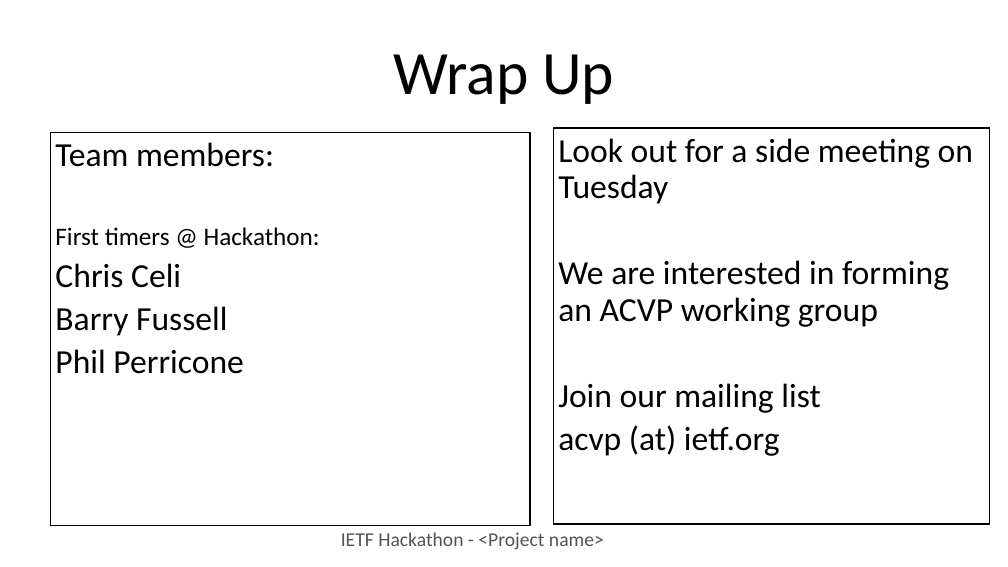
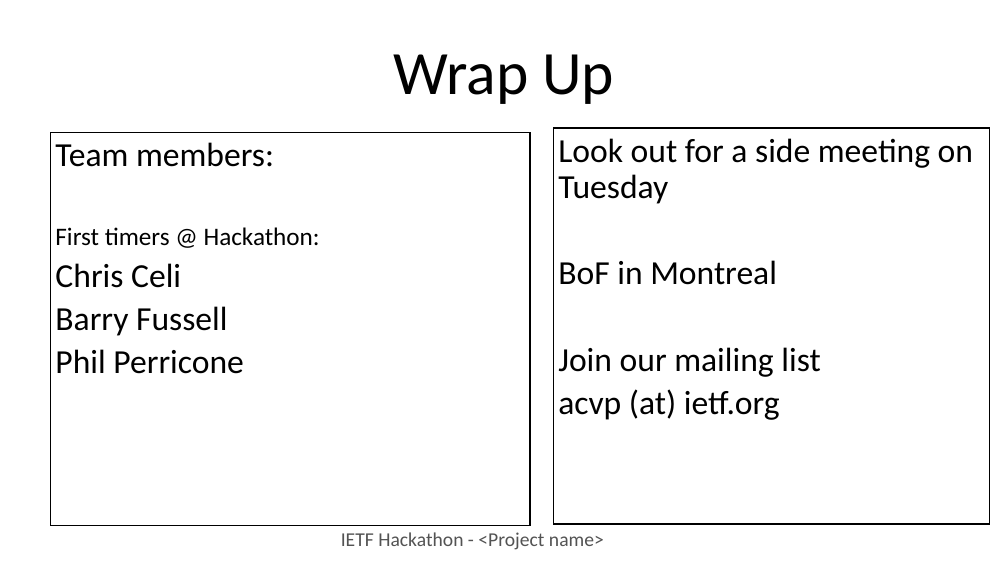
Before and after one commit to IETF-Hackathon/ietf104-project-presentations, a slide deck: slide 6 of acvp-hackathon104.pptx. Drawn at 1008x567 pixels with LibreOffice and Linux fonts; fonts in the diff are those of the drawing. Boxes give left, top, right and bottom in pixels: in the first picture for what was removed or moved away, otherwise in the second. Text is boxed around its words. In the diff, an @@ line names an element or a change of style, - is before the commit and + after.

Commit message:
Updates ACVP slides

```diff
--- a/acvp-hackathon104.pptx
+++ b/acvp-hackathon104.pptx
@@ text in rectangle at box(558, 260, 777, 285): text changed @@
-We are interested in forming an ACVP working group
+BoF in Montreal
```
Also in this commit, not shown: 4 other slides changed.
